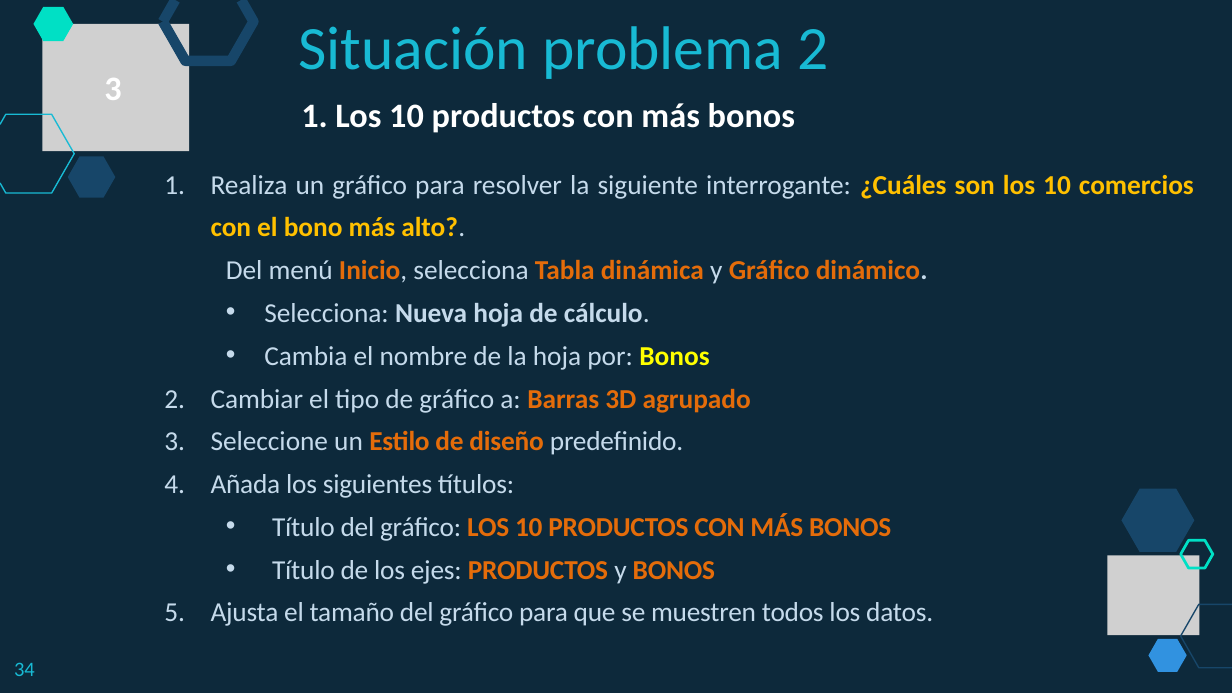
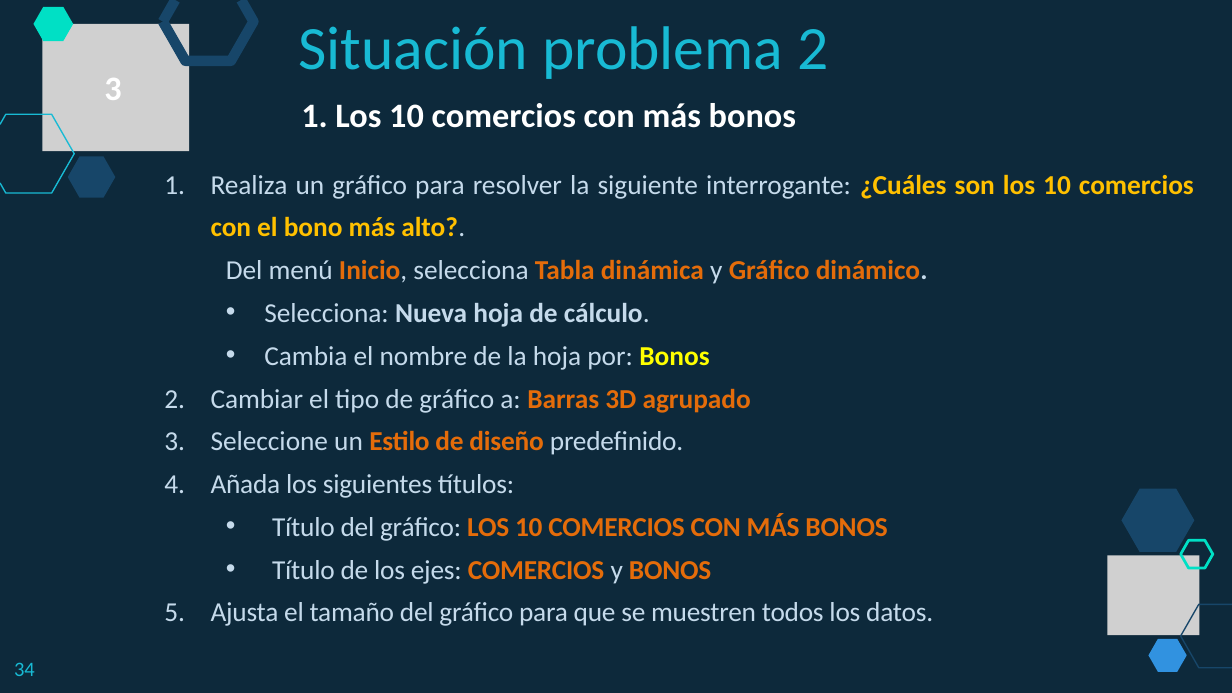
Before and after one commit to lizetheP/PensamientoC, a slide deck: slide 34 of Calendario2019/SituacionProblema/SITUACION2.pptx. Drawn at 1232x693 pixels with LibreOffice and Linux fonts; fonts in the diff are those of the drawing; grey boxes stand for pictures. Boxes give left, top, right and bottom in pixels: in the first picture for what was removed or moved away, otherwise in the second. Text is boxed around its words. In the diff, an @@ line names an element or a change of style, - is before the commit and + after.

Commit message:
UEV

```diff
--- a/Calendario2019/SituacionProblema/SITUACION2.pptx
+++ b/Calendario2019/SituacionProblema/SITUACION2.pptx
@@ text at (x1=301, y1=103, x2=796, y2=128): text changed @@
-1. Los 10 productos con más bonos
+1. Los 10 comercios con más bonos
@@ text at (x1=272, y1=513, x2=887, y2=584): text changed @@
-  • Título del gráfico: LOS 10 PRODUCTOS CON MÁS BONOS
-  • Título de los ejes: PRODUCTOS y BONOS
+  • Título del gráfico: LOS 10 COMERCIOS CON MÁS BONOS
+  • Título de los ejes: COMERCIOS y BONOS
```
